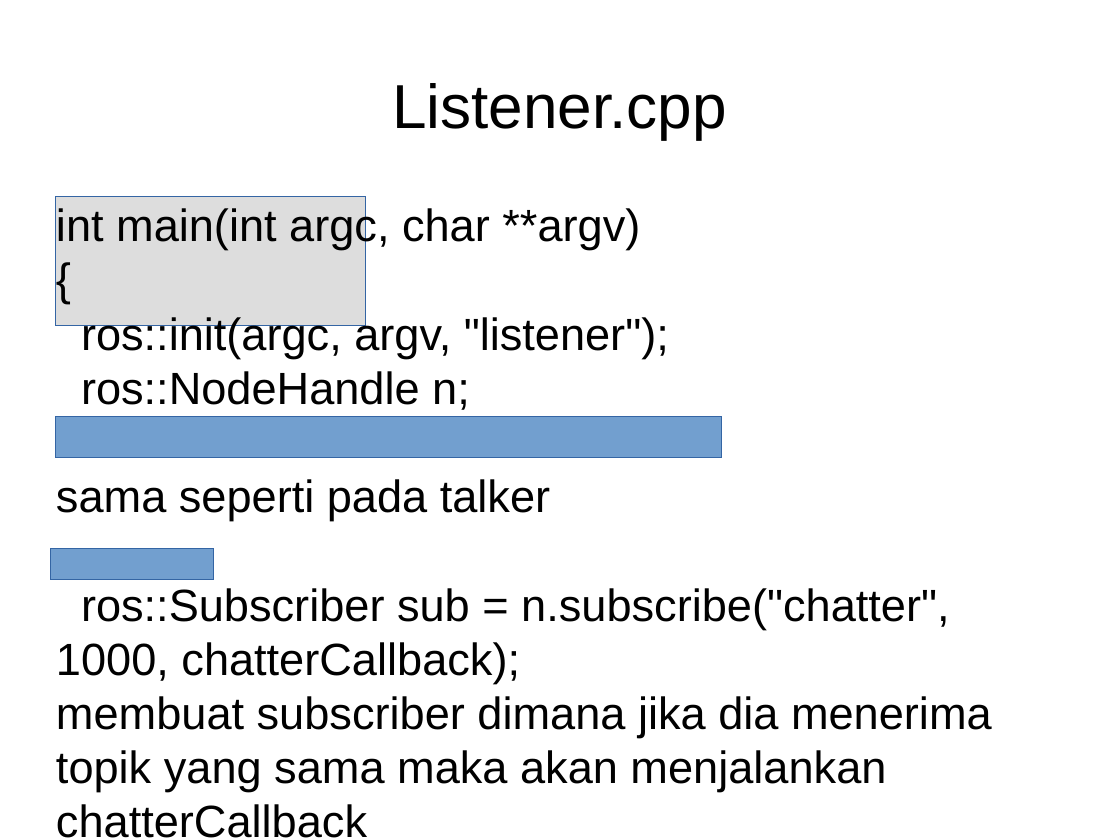
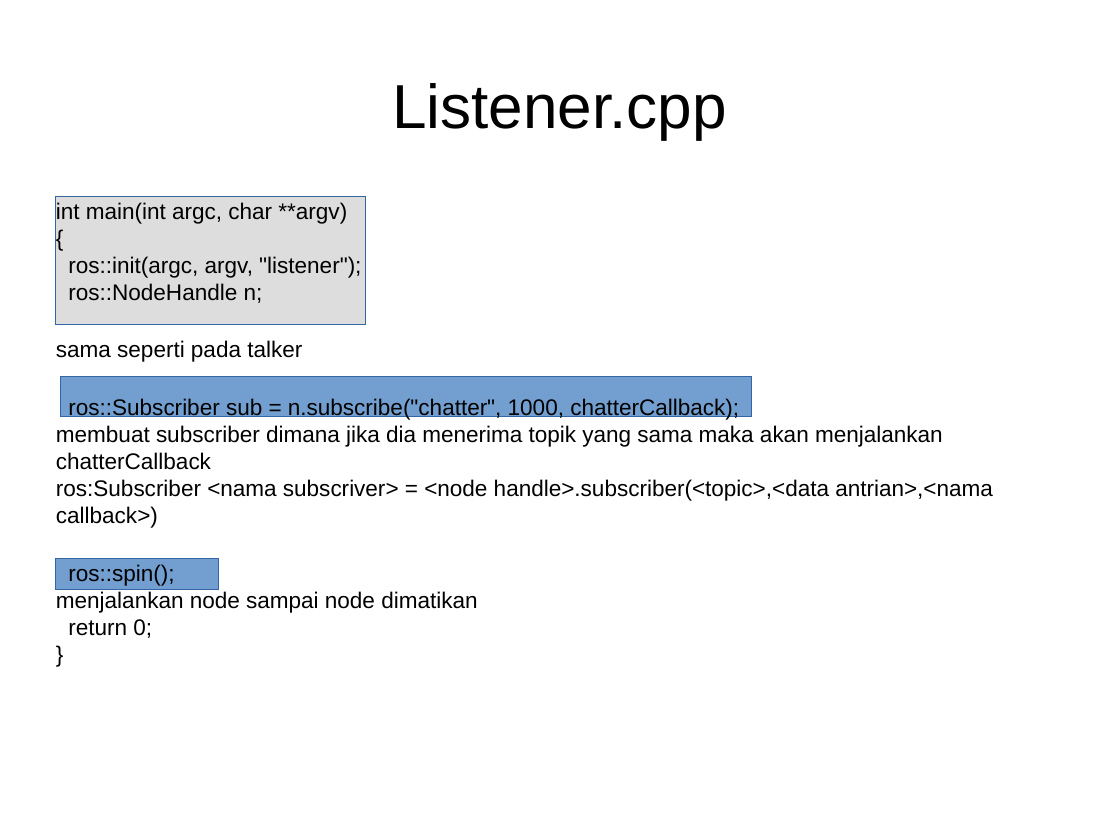
Before and after one commit to lp02781/pelatihan_ros, a slide deck: slide 30 of pelatihan_ros_1.pptx. Drawn at 1120x840 pixels with LibreOffice and Linux fonts; fonts in the diff are those of the drawing. Boxes give left, top, right and bottom in pixels: in the first picture for what was removed or moved away, otherwise in the second. Text is boxed around its words. In the diff, an @@ line names an element or a change of style, - is before the commit and + after.

```diff
--- a/pelatihan_ros_1.pptx
+++ b/pelatihan_ros_1.pptx
@@ text "int main(int argc, char **argv)" at (56,202,993,638): size 32 to 16 pt @@
@@ rectangle: place and size @@
-rectangle at (56,417,722,457)
+rectangle at (61,376,752,417)
@@ rectangle: place and size @@
-rectangle at (51,549,213,579)
+rectangle at (56,559,219,589)
```
Also in this commit, not shown: 10 other slides changed, 1 other file.
